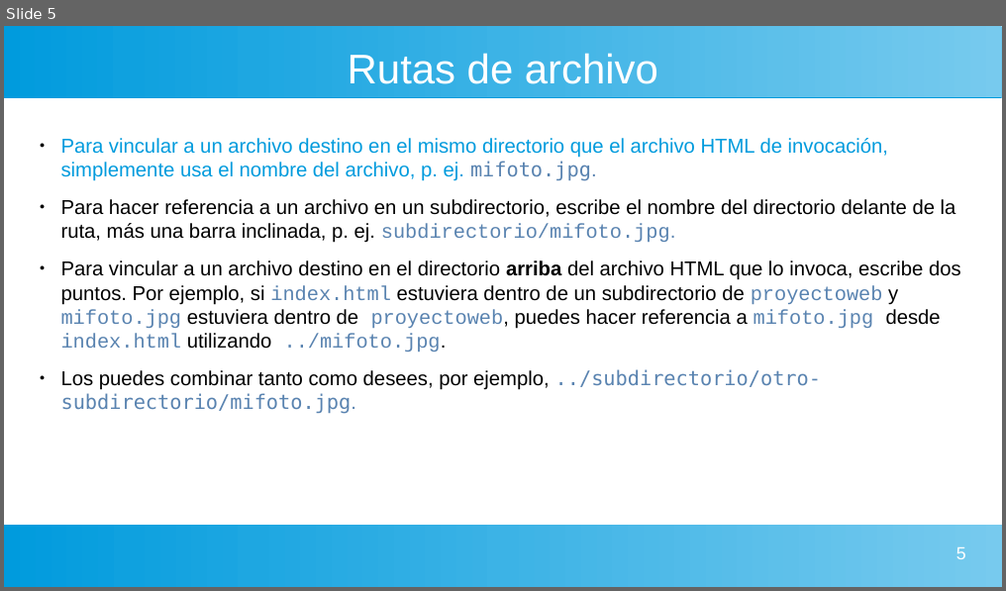
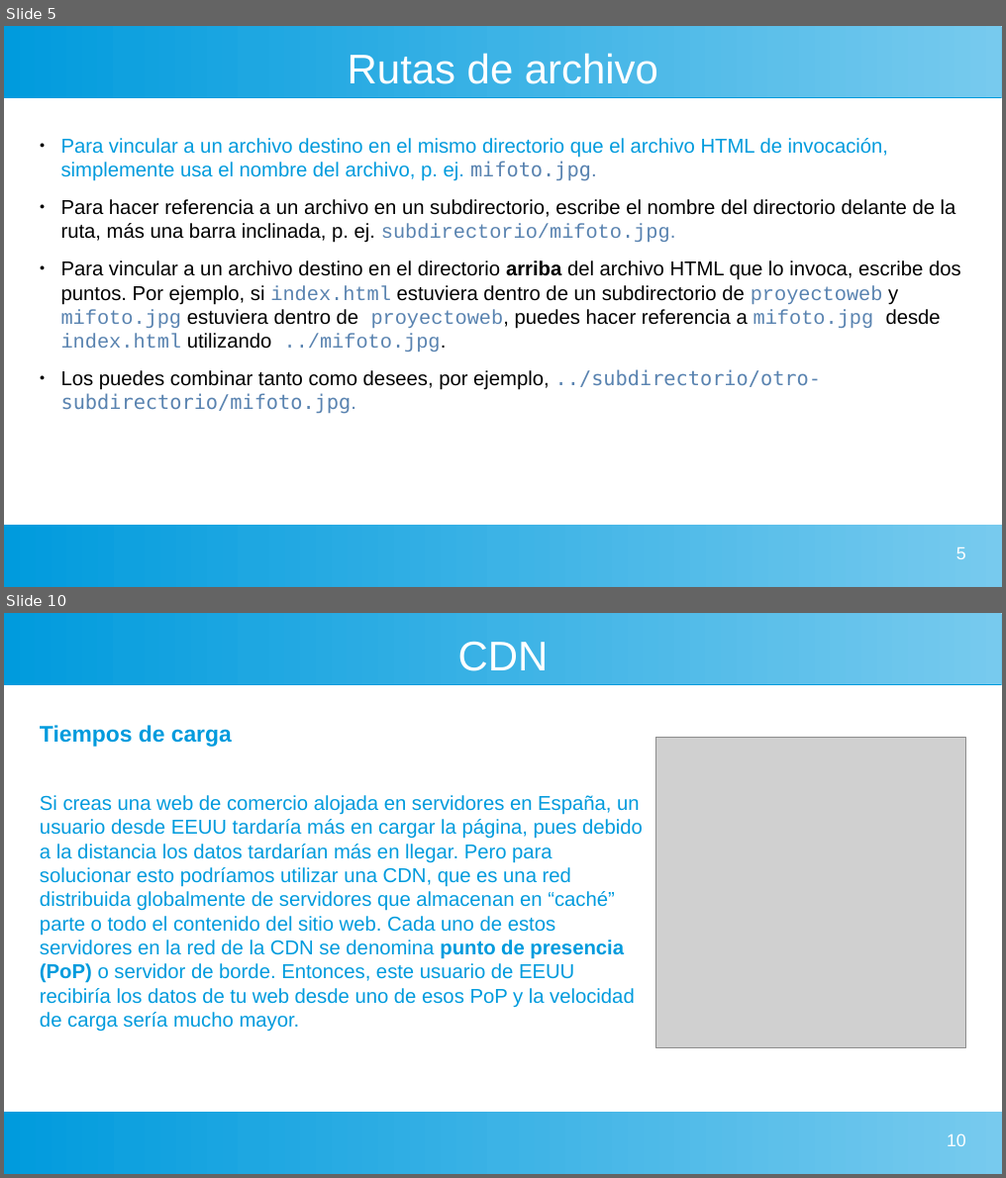
Before and after one commit to gaizkamg/HTML-CSS-Entregable, a slide deck: Presentacion/Directorios.odp. Shown one above the other, each under a label of ours: slide 5 before the commit, slides 5 and 10 after it; the slides between them are not shown. The pictures are 1006x591 and 1006x1178 pixels, drawn with LibreOffice and Linux fonts; fonts in the diff are those of the drawing; grey boxes stand for pictures. Boxes give left, top, right and bottom in pixels: in the first picture for what was removed or moved away, otherwise in the second. Text is boxed around its words. In the diff, an @@ line names an element or a change of style, - is before the commit and + after.

```diff
--- a/Presentacion/Directorios.odp
+++ b/Presentacion/Directorios.odp
@@ slide 10 added at [4, 613, 1002, 1174], background #FFFFFF; not listed: 2 template elements that a slide beside it also shows @@
@@ title added at [458, 642, 548, 671], 33 pt, text #FFFFFF @@
+CDN
@@ text added at [40, 725, 643, 1032], 16 pt, text #009BDD @@
+Tiempos de carga
+Si creas una web de comercio alojada en servidores en España, un usuario desde EEUU tardaría más en cargar la página, pues debido a la distancia los datos tardarían más en llegar. Pero para solucionar esto podríamos utilizar una CDN, que es una red distribuida globalmente de servidores que almacenan en “caché” parte o todo el contenido del sitio web. Cada uno de estos servidores en la red de la CDN se denomina punto de presencia (PoP) o servidor de borde. Entonces, este usuario de EEUU recibiría los datos de tu web desde uno de esos PoP y la velocidad de carga sería mucho mayor.
@@ picture added at [656, 738, 966, 1049] @@
@@ page number added at [946, 1134, 966, 1147], 14 pt, text #FFFFFF @@
+10
```
Also in this commit, not shown: 1 slide changed, 5 other slides added.
